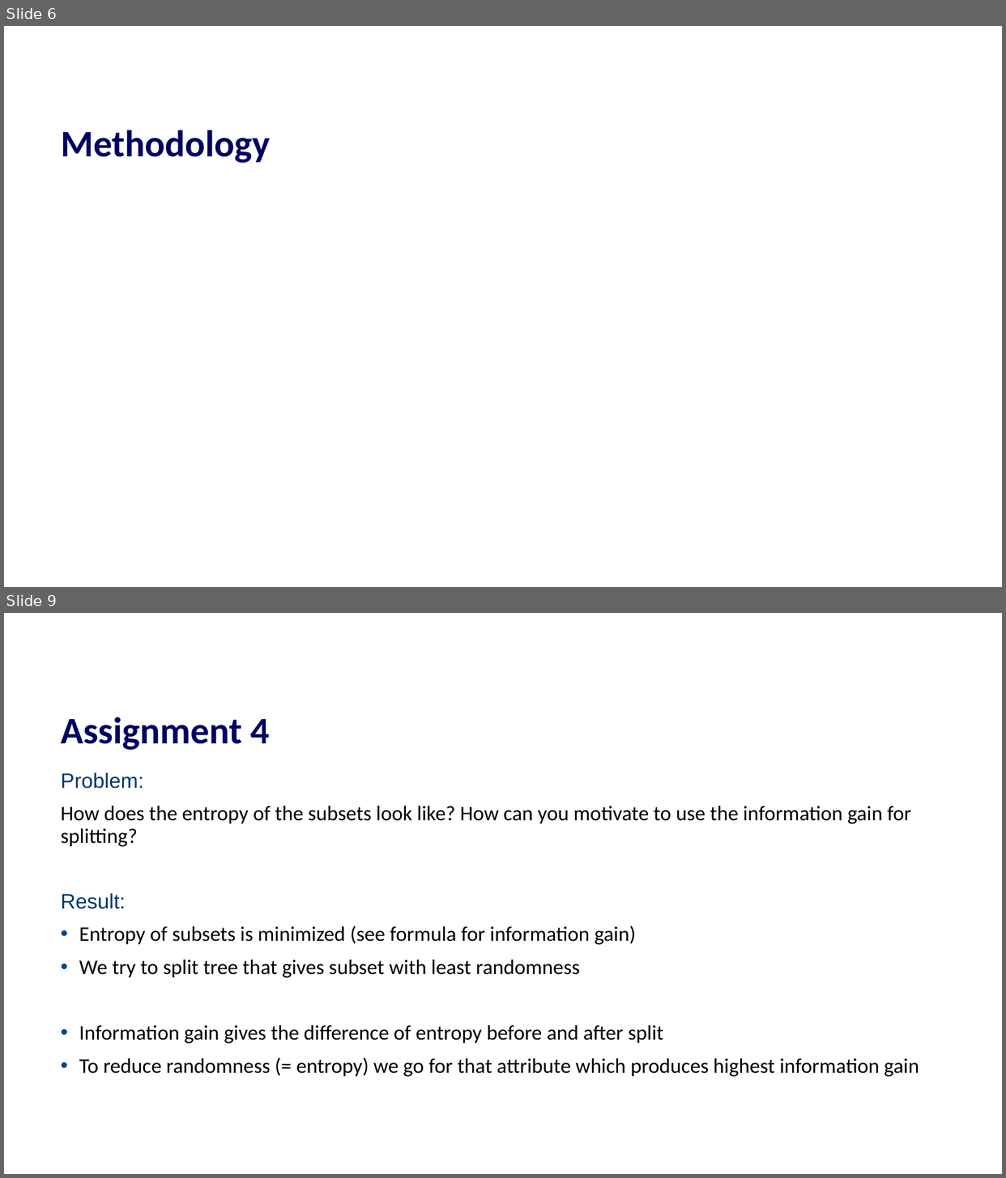
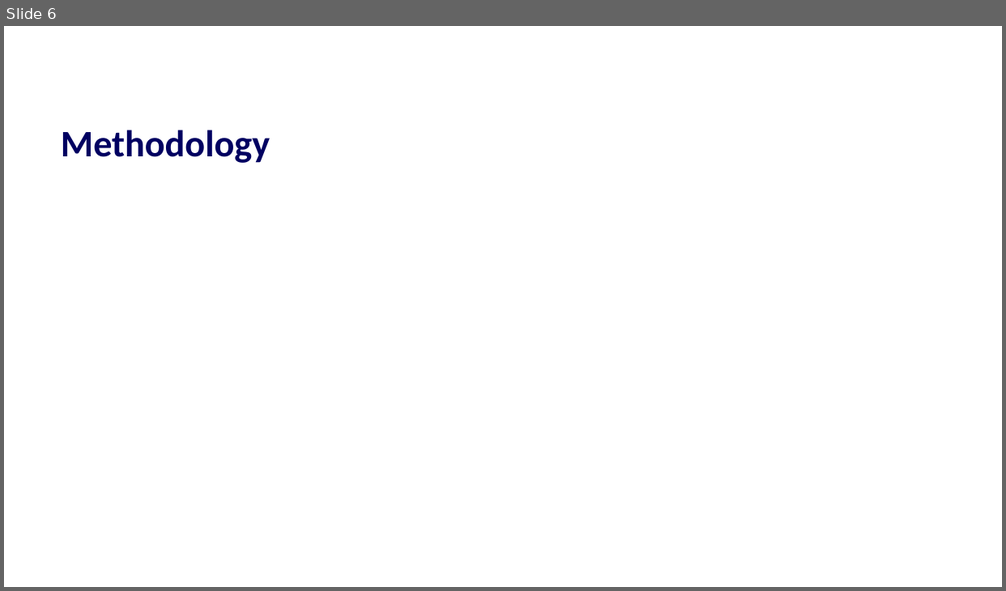
Before and after one commit to TheresaHoesl/PatternRecognition_MachineLearning, a slide deck: Final_project/presentation.pptx. Shown one above the other, each under a label of ours: slides 6 and 9 before the commit, slide 6 after it; the slides between them are not shown. The pictures are 1006x1178 and 1006x591 pixels, drawn with LibreOffice and Linux fonts; fonts in the diff are those of the drawing; grey boxes stand for pictures; background and template pictures are left out. Boxes give left, top, right and bottom in pixels: in the first picture for what was removed or moved away, otherwise in the second. Text is boxed around its words. In the diff, an @@ line names an element or a change of style, - is before the commit and + after.

```diff
--- a/Final_project/presentation.pptx
+++ b/Final_project/presentation.pptx
@@ slide 9 removed at [4, 613, 1002, 1174], background #FFFFFF @@
@@ title removed at [61, 717, 269, 750] @@
-Assignment 4
@@ text removed at [61, 773, 918, 1077] @@
-Problem:
-How does the entropy of the subsets look like? How can you motivate to use the information gain for splitting?
-Result:
-• Entropy of subsets is minimized (see formula for information gain)
-• We try to split tree that gives subset with least randomness
-• Information gain gives the difference of entropy before and after split
-• To reduce randomness (= entropy) we go for that attribute which produces highest information gain
```
Also in this commit, not shown: 2 slides changed, 4 slides added, 6 other slides removed.
